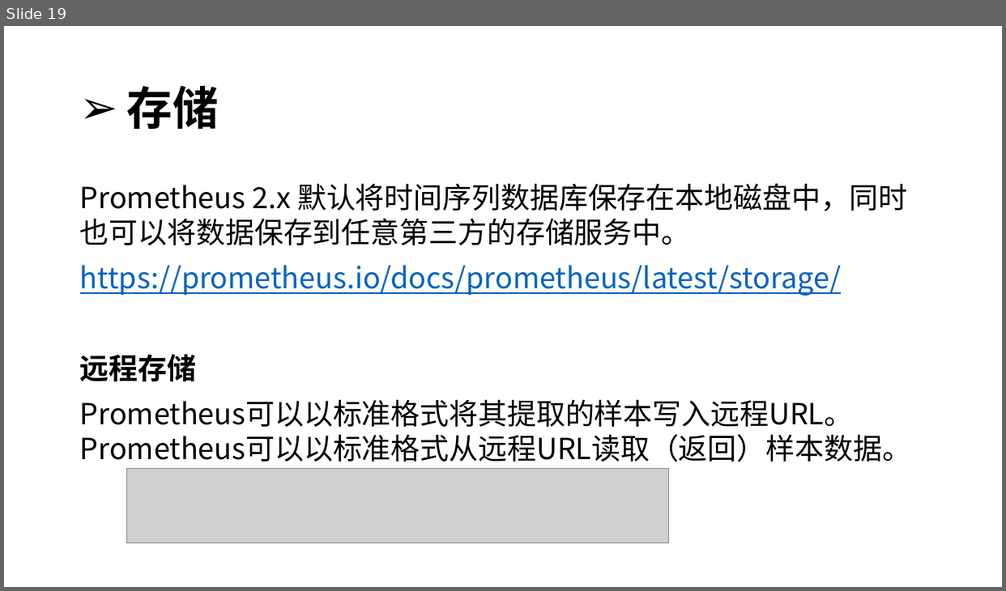
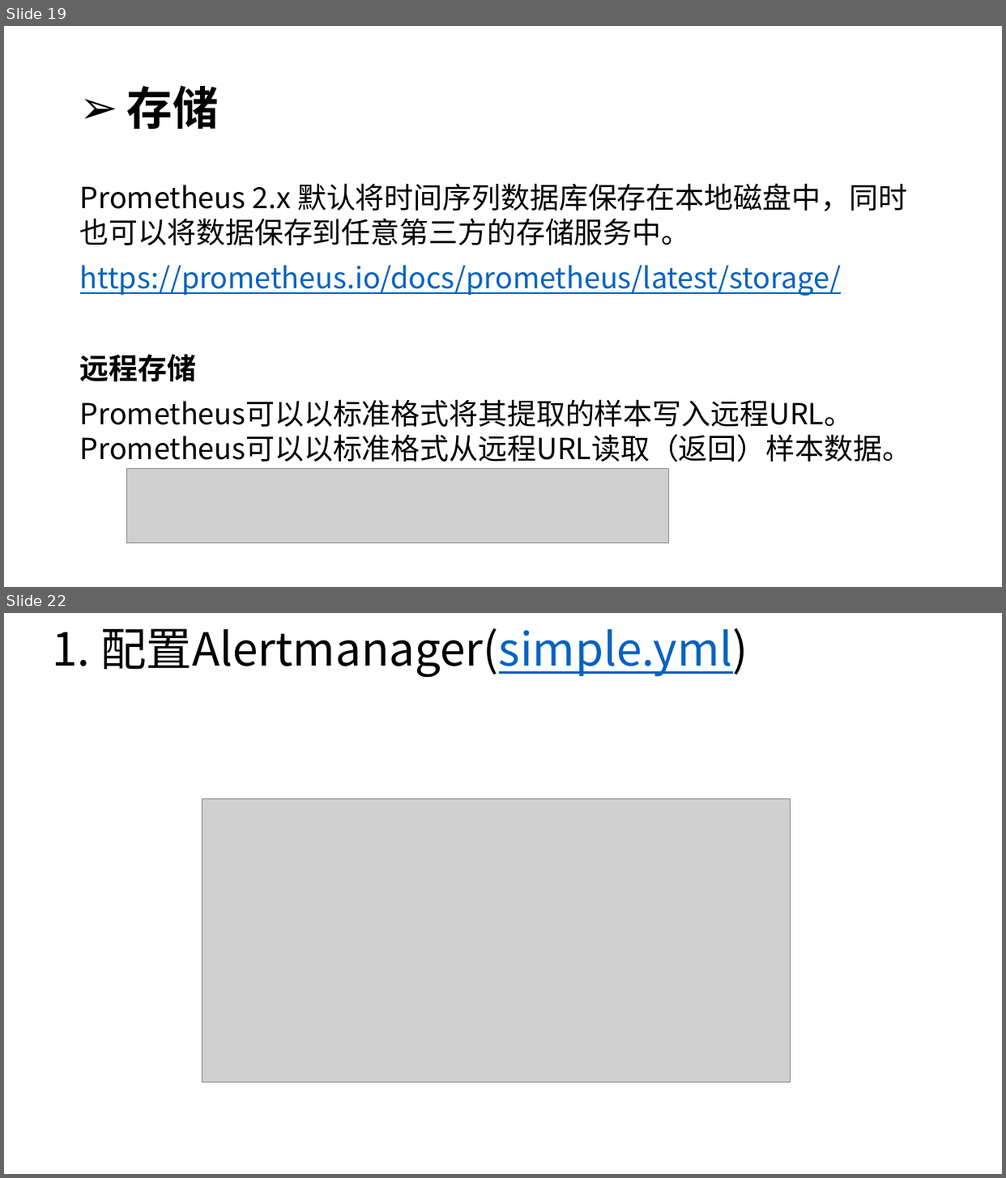
Before and after one commit to kingreatwill/open, a slide deck: files/Prometheus.pptx. Shown one above the other, each under a label of ours: slide 19 before the commit, slides 19 and 22 after it; the slides between them are not shown. The pictures are 1006x591 and 1006x1178 pixels, drawn with LibreOffice and Linux fonts; fonts in the diff are those of the drawing; grey boxes stand for pictures. Boxes give left, top, right and bottom in pixels: in the first picture for what was removed or moved away, otherwise in the second. Text is boxed around its words. In the diff, an @@ line names an element or a change of style, - is before the commit and + after.

```diff
--- a/files/Prometheus.pptx
+++ b/files/Prometheus.pptx
@@ slide 22 added at (x1=4, y1=613, x2=1002, y2=1174), background #FFFFFF @@
@@ title added at (x1=52, y1=628, x2=748, y2=677), 44 pt, text #000000 @@
+1. 配置Alertmanager(simple.yml)
@@ picture added at (x1=202, y1=798, x2=790, y2=1082) @@
```
Also in this commit, not shown: 3 slides changed, 10 other slides added, 4 other files.
